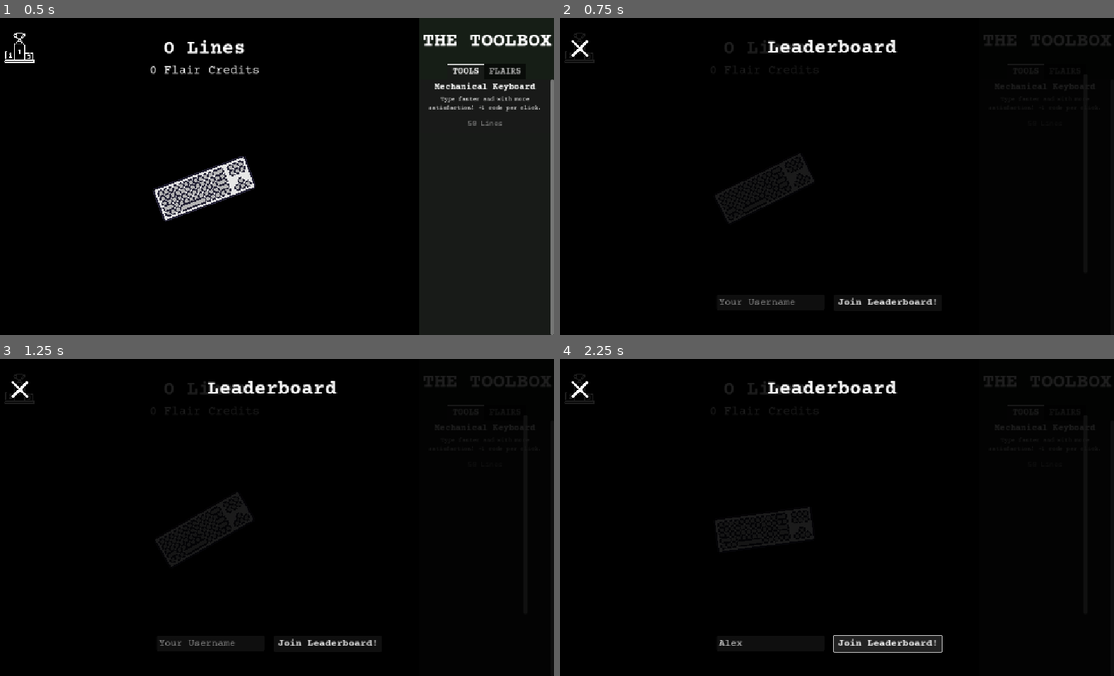
Above: before the commit, frames 1-4 (two rows, left to right).
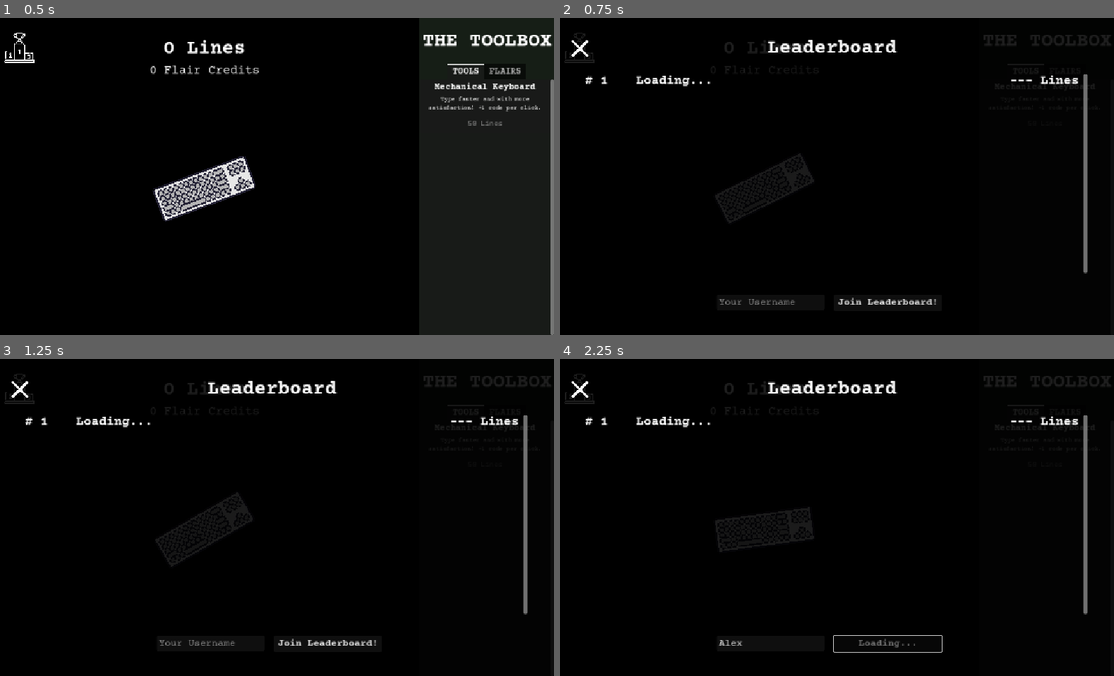
Above: after the commit, the same moments.

Repository: MadAvidCoder/CodeClicker
Game: Godot game, scene res://main.tscn
The game is run twice, just before and just after one commit, with the same random seed, the same clock (stepped at 60 frames per second) and the same inputs.
Inputs (mouse positions are in pixels of both pictures, inside the frame that each line leads up to):
- Up to frame 1 (0.5 s): no input
- Up to frame 2 (0.75 s): click (576, 46) at 0.5 s
- Up to frame 3 (1.25 s): no input
- Up to frame 4 (2.25 s): click (770, 644) at 1.27 s; type "Alex" at 1.35 s; click "Join Leaderboard!" at 2 s

Frame 1 is identical in both runs. In frame 2, 0.9% of the frame differs, in the area x 4-96%, y 17-81%; in frame 3, 0.9%; in frame 4, 1.9%, in the area x 4-96%, y 17-93%.

Commit message:
Implement leaderboard
Leaderboard is now functioning!

Diff:
--- a/leaderboard.gd
+++ b/leaderboard.gd
@@ -2,6 +2,55 @@
 
 @onready var container = $ScrollContainer/VBoxContainer
 @onready var entry = preload("res://leaderboard_entry.tscn")
+@onready var http_request = $"../HTTPRequest"
+@onready var line_edit = $LineEdit
+@onready var main = $".."
+@onready var button = $Button
+
+var req_buf = []
+var cur_req = null
+
+func _process(delta: float) -> void:
+	if not cur_req and len(req_buf) != 0:
+		var req = req_buf.pop_front()
+		cur_req = req[0]
+		match cur_req:
+			"fetch": fetch_leaderboard()
+			"add": submit_score(req[1], req[2])
+
+func fetch_leaderboard():
+	var url = "https://clicker.madavidcoder.hackclub.app/leaderboard"
+	http_request.request(url)
+
+func _on_HTTPRequest_request_completed(result, response_code, headers, body):
+	if response_code == 200:
+		var json = JSON.new()
+		var parse_result = json.parse(body.get_string_from_utf8())
+		if parse_result == OK:
+			match cur_req:
+				"fetch":
+					var leaderboard = json.data
+					update_leaderboard_display(leaderboard)
+				"add":
+					button.text = "Already Joined!"
+					button.disabled = true
+					req_buf.append(["fetch"])
+		else:
+			print("Failed to parse leaderboard data.")
+	else:
+		print("Failed to fetch leaderboard: %d" % response_code)
+	cur_req = null
+
+func submit_score(name: String, score: int):
+	var url = "https://clicker.madavidcoder.hackclub.app/add-entry"
+	var payload = {"name": name, "score": score}
+	var headers = ["Content-Type: application/json"]
+	http_request.request(
+		url,
+		headers,
+		HTTPClient.METHOD_POST,
+		JSON.stringify(payload)
+	)
 
 func add(place: int, username: String, score: int):
 	var card = entry.instantiate()
@@ -11,8 +60,25 @@
 	container.add_child(card)
 	container.add_child(HSeparator.new())
 
+func _on_button_pressed() -> void:
+	button.text = "Loading..."
+	button.disabled = true
+	req_buf.append(["add", line_edit.text, main.score])
+
+func update_leaderboard_display(data):
+	for child in container.get_children():
+		child.queue_free()
+	for i in range(min(len(data), 101)):
+		add(i+1, data[i]["name"], data[i]["score"])
+
 func _on_close_button_pressed() -> void:
 	hide()
 
 func _on_leader_button_pressed() -> void:
+	req_buf.append(["fetch"])
+	for child in container.get_children():
+		child.queue_free()
+	var card = entry.instantiate()
+	card.get_child(1).text = "Loading..."
+	container.add_child(card)
 	show()
--- a/main.tscn
+++ b/main.tscn
@@ -488,9 +488,13 @@
 volume_db = -20.0
 script = ExtResource("14_w48qg")
 
+[node name="HTTPRequest" type="HTTPRequest" parent="."]
+
 [connection signal="pressed" from="TextureButton" to="." method="_on_texture_button_pressed"]
 [connection signal="pressed" from="TextureButton" to="TextureButton" method="_on_pressed"]
 [connection signal="pressed" from="LeaderButton" to="Leaderboard" method="_on_leader_button_pressed"]
 [connection signal="timeout" from="AchievementDisplay/Timer" to="AchievementDisplay" method="_on_timer_timeout"]
 [connection signal="pressed" from="Leaderboard/CloseButton" to="Leaderboard" method="_on_close_button_pressed"]
+[connection signal="pressed" from="Leaderboard/Button" to="Leaderboard" method="_on_button_pressed"]
 [connection signal="timeout" from="AutoCoderTimer" to="." method="_on_auto_coder_timer_timeout"]
+[connection signal="request_completed" from="HTTPRequest" to="Leaderboard" method="_on_HTTPRequest_request_completed"]
